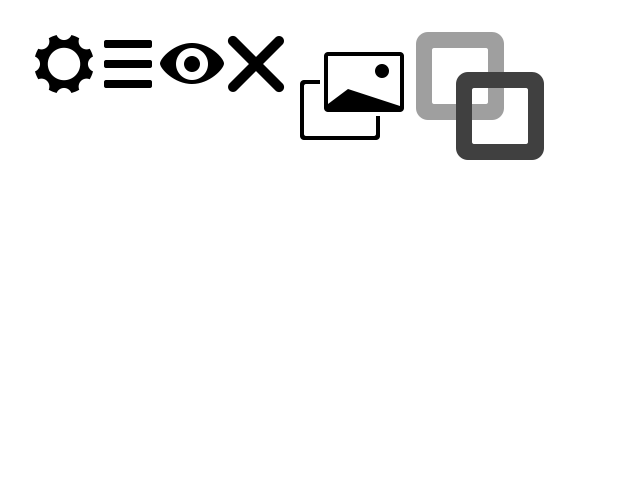
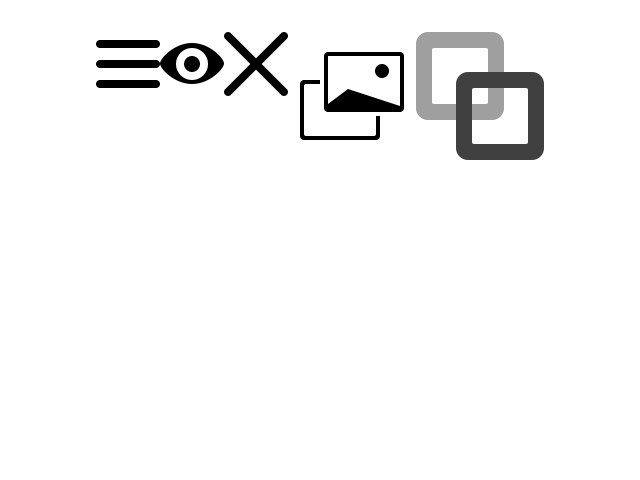
Before/after of a 640px x 480px layered artwork. What changed in the layer stack:
added layer "close" (2nd of 5, in "close") in group "close" over bbox(224, 32, 288, 96)
hid "close" (4th of 5, in "close") over bbox(228, 36, 284, 92)
added layer "settings" (2nd of 4, in "settings") in group "settings" over bbox(96, 40, 160, 88)
hid "settings" (3rd of 4, in "settings") over bbox(104, 40, 152, 88)
hid "settings" (4th of 4, in "settings") over bbox(35, 35, 93, 93)
